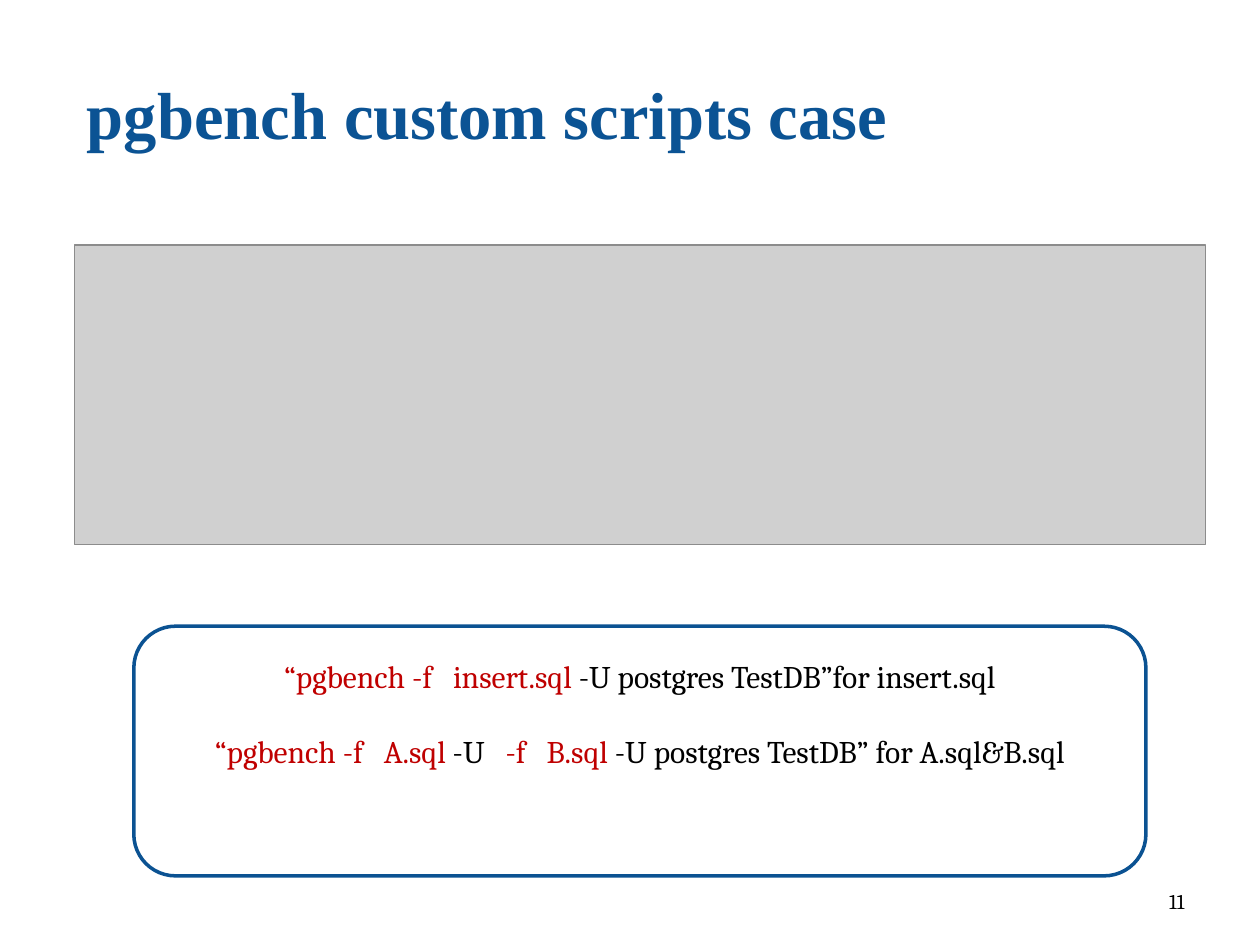
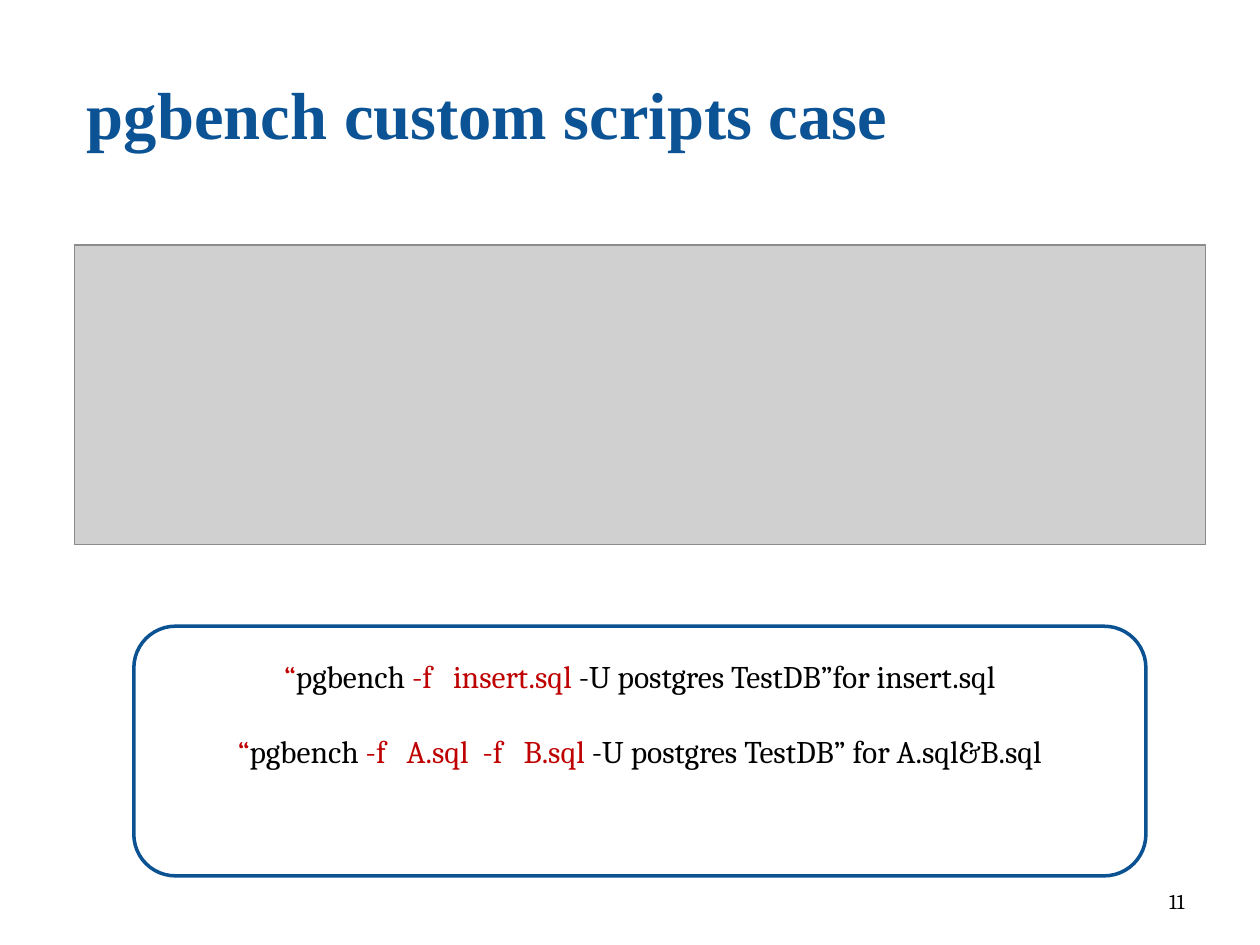
Before and after one commit to JonStark3123/django-postgres-stack, a slide deck: slide 11 of custom script.pptx. Drawn at 1260x945 pixels with LibreOffice and Linux fonts; fonts in the diff are those of the drawing; grey boxes stand for pictures. Boxes give left, top, right and bottom in pixels: in the first picture for what was removed or moved away, otherwise in the second. Text is boxed around its words. In the diff, an @@ line names an element or a change of style, - is before the commit and + after.

```diff
--- a/custom script.pptx
+++ b/custom script.pptx
@@ text in rounded rectangle at [284, 665, 996, 695]: text colour #C00000 to #000000 in "“pgbench" @@
@@ text in rounded rectangle at [238, 740, 1042, 770]: text changed @@
-“pgbench -f A.sql -U -f B.sql -U postgres TestDB” for A.sql&B.sql
+“pgbench -f A.sql -f B.sql -U postgres TestDB” for A.sql&B.sql
```
Also in this commit, not shown: 1 other file.
